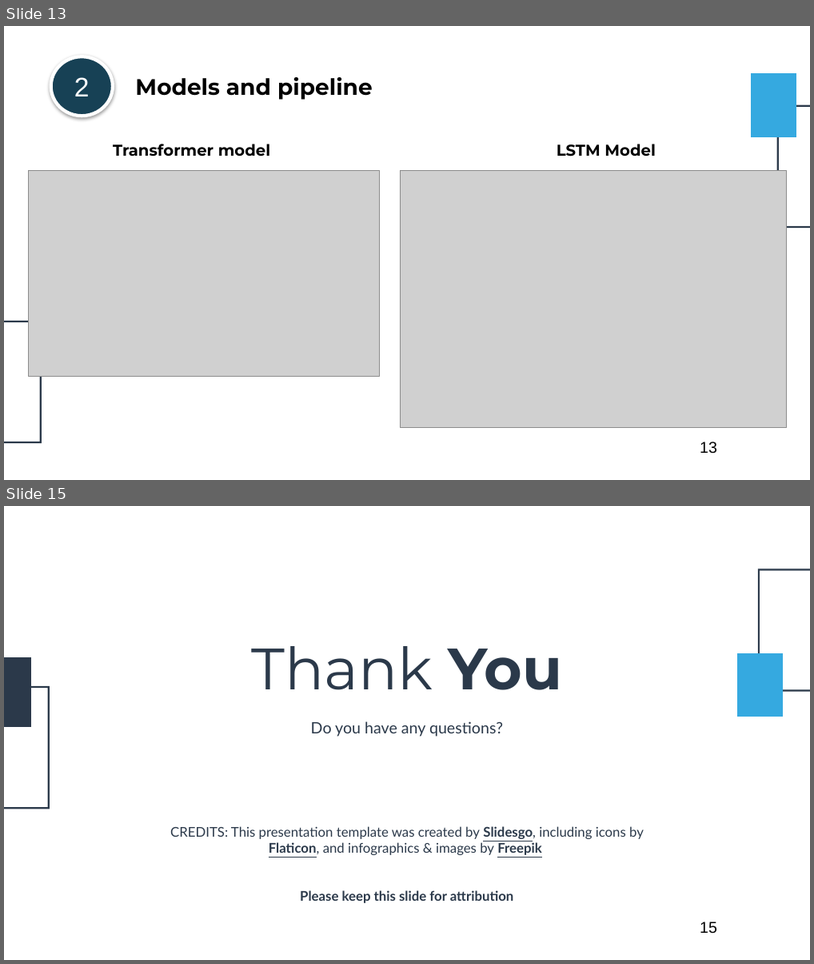
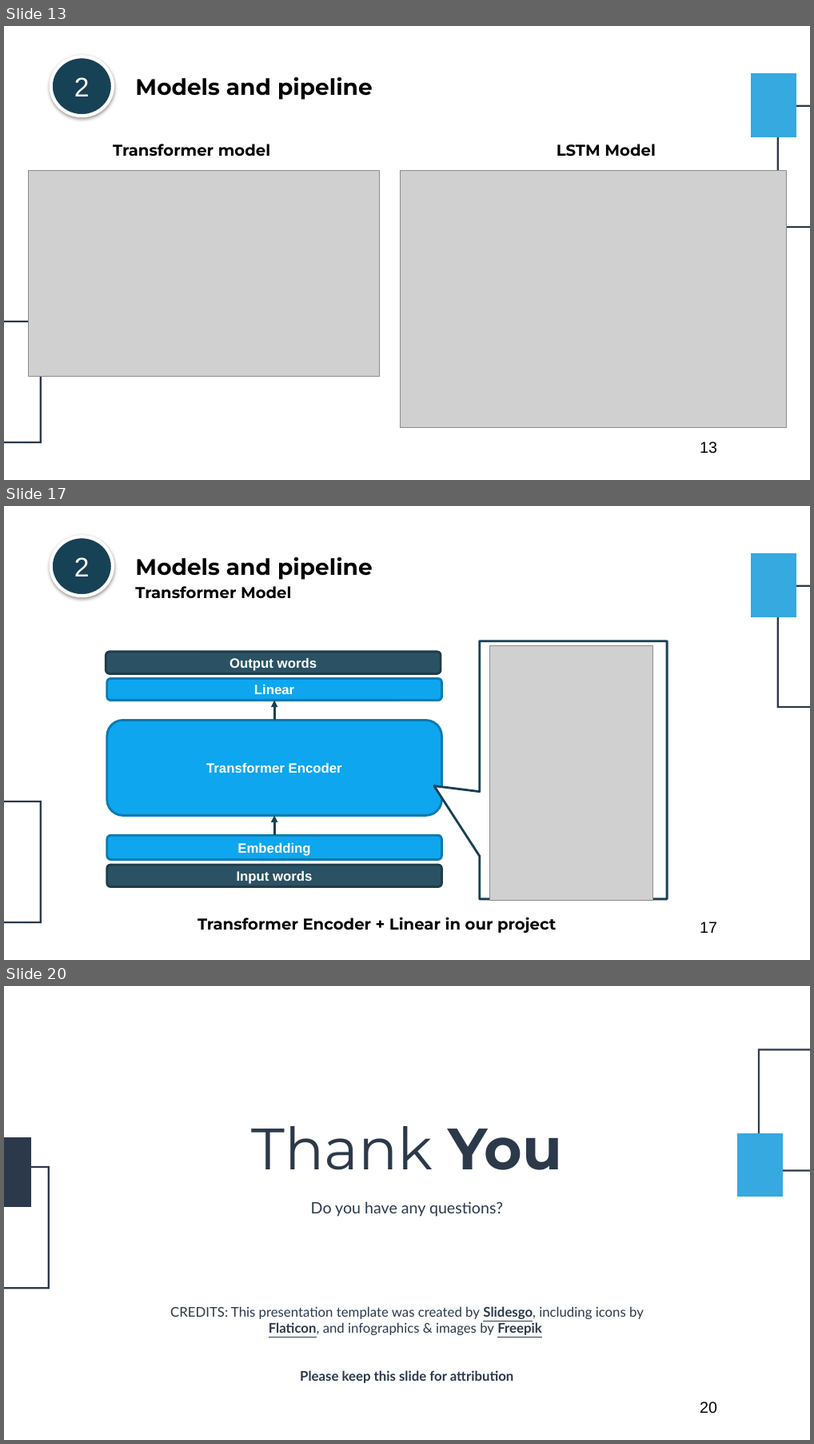
Before and after one commit to VNOpenAI/ai-doctor, a slide deck: static/slides/vnopenai-vn-accent.pptx. Shown one above the other, each under a label of ours: slides 13 and 15 before the commit, slides 13, 17 and 20 after it; the slides between them are not shown. The pictures are 814x964 and 814x1444 pixels, drawn with LibreOffice and Linux fonts; fonts in the diff are those of the drawing; grey boxes stand for pictures. Boxes give left, top, right and bottom in pixels: in the first picture for what was removed or moved away, otherwise in the second. Text is boxed around its words. In the diff, an @@ line names an element or a change of style, - is before the commit and + after.

Commit message:
Explain models for NLP task

```diff
--- a/static/slides/vnopenai-vn-accent.pptx
+++ b/static/slides/vnopenai-vn-accent.pptx
@@ slide 17 added at (4, 506, 810, 960), background #FFFFFF; not listed: 4 template elements that a slide beside it also shows @@
@@ ellipse added at (50, 536, 113, 596), fill #174155, outline #FFFFFF 3 pt, 24 pt, text #FFFFFF @@
+2
@@ text added at (135, 557, 373, 580), 20 pt, text #000000, bold @@
+Models and pipeline
@@ text added at (135, 586, 291, 598), 14 pt, text #000000, bold @@
+Transformer Model
@@ group added at (106, 640, 668, 900): 5 rounded rectangles, 2 arrows, 1 speech box, 1 picture @@
+Embedding
+Input words
+Linear
+Output words
+Transformer Encoder
@@ text added at (198, 916, 556, 932), 14 pt, text #000000, bold @@
+Transformer Encoder + Linear in our project
@@ what was slide 15 is now slide 20 @@
@@ page number at (700, 1401, 718, 1413): text changed @@
-15
+20
```
Also in this commit, not shown: 4 slides changed, 4 other slides added, 8 other files.
